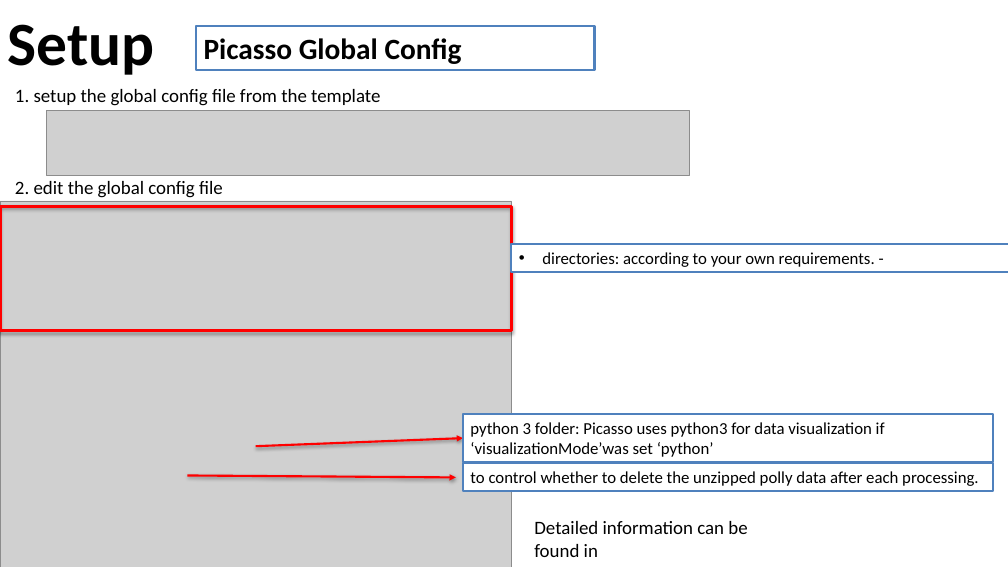
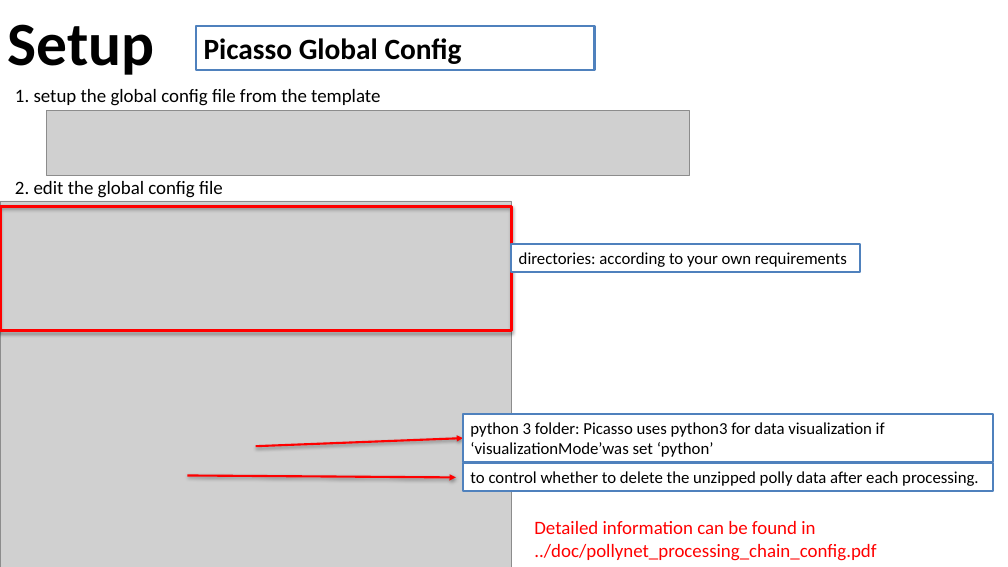
Before and after one commit to PollyNET/Pollynet_Processing_Chain, a slide deck: slide 9 of doc/Pollynet_Processing_Chain.pptx (slide 7 before the commit). Drawn at 1008x567 pixels with LibreOffice and Linux fonts; fonts in the diff are those of the drawing; grey boxes stand for pictures; background and template pictures are left out. Boxes give left, top, right and bottom in pixels: in the first picture for what was removed or moved away, otherwise in the second. Text is boxed around its words. In the diff, an @@ line names an element or a change of style, - is before the commit and + after.

```diff
--- a/doc/Pollynet_Processing_Chain.pptx
+++ b/doc/Pollynet_Processing_Chain.pptx
@@ rectangle "directories: according to your own ...": place and size @@
-rectangle "directories: according to your own ..." at (511, 244, 1008, 272)
+rectangle "directories: according to your own ..." at (511, 244, 860, 272)
@@ text in rectangle at (519, 252, 847, 267): text changed @@
-• directories: according to your own requirements. -
+directories: according to your own requirements
@@ text at (534, 521, 815, 534): text colour #000000 to #FF0000 in "Detailed information can be found in" @@
@@ text at (534, 544, 876, 561): paragraph added @@
+../doc/pollynet_processing_chain_config.pdf
```
Also in this commit, not shown: 9 other slides changed, 4 slides added, 1 slide removed, 3 other files.
